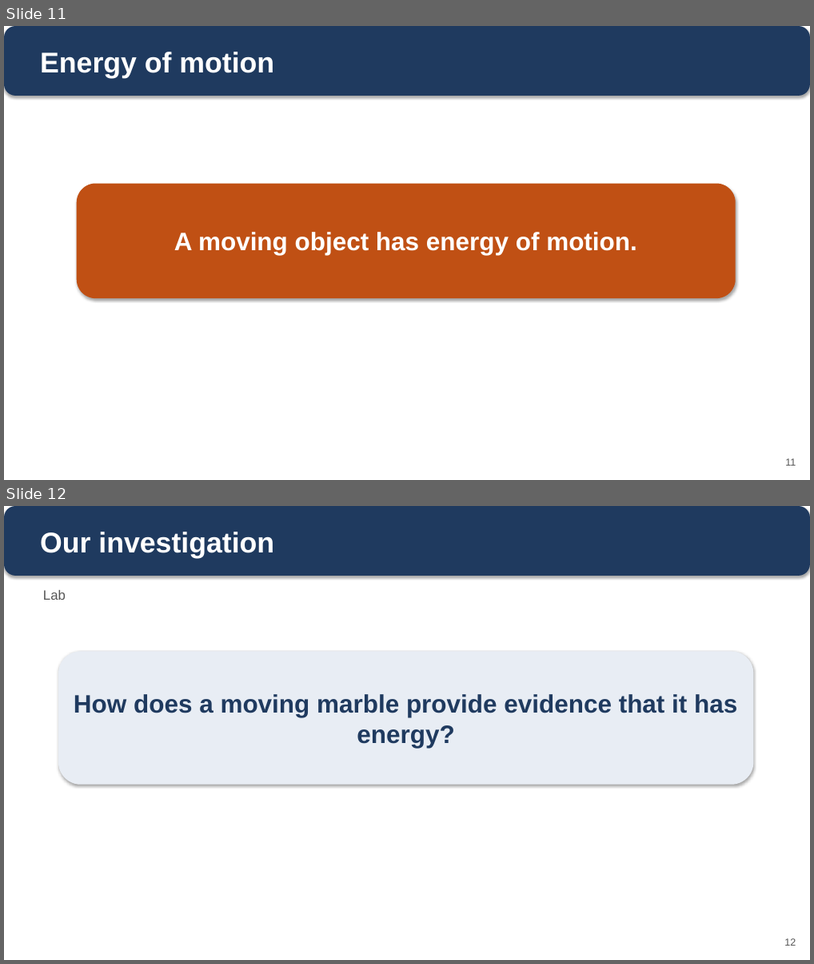
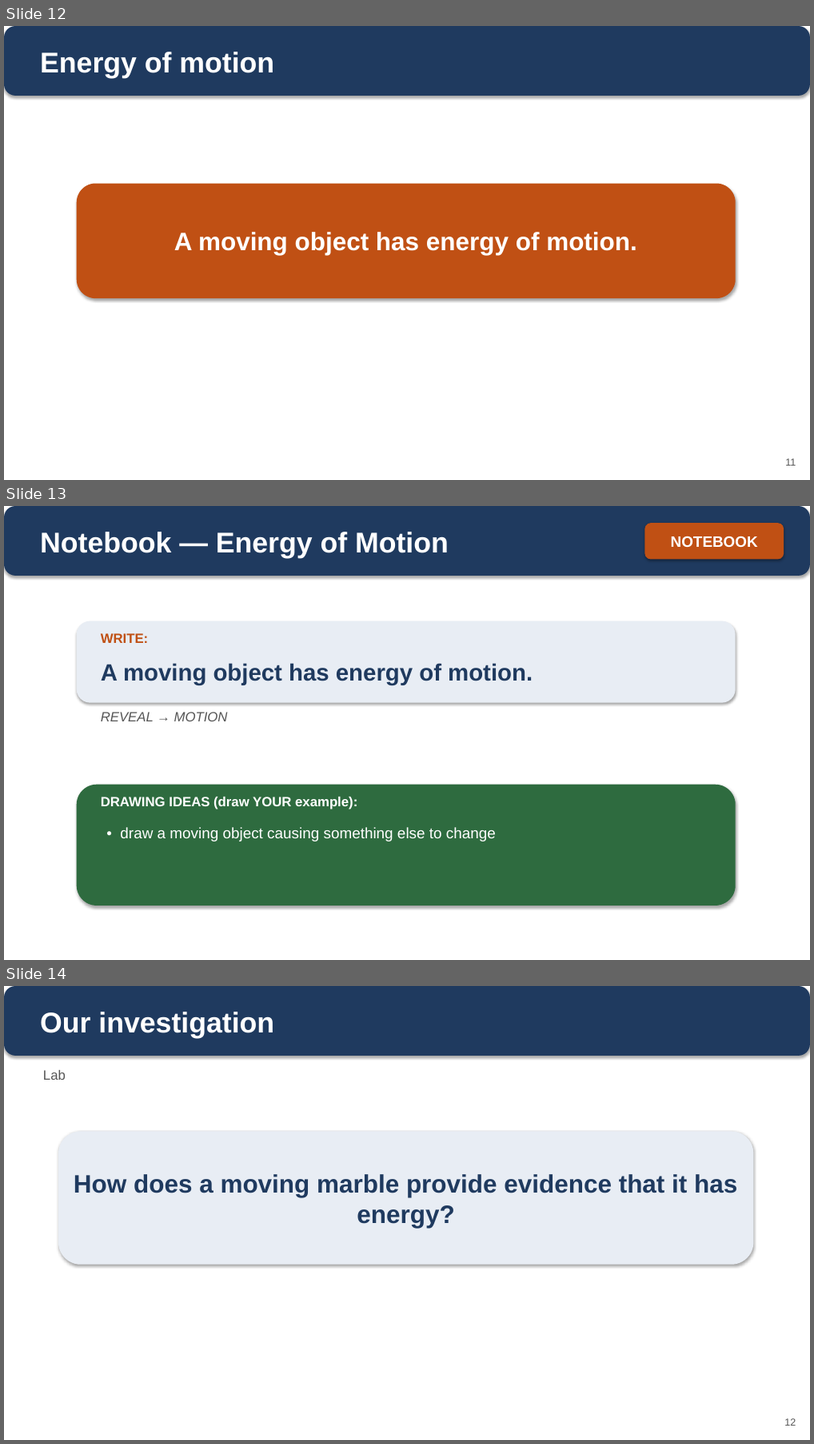
Before and after one commit to owenreagan-cyber/grade-4-energy-transfer-transformation, a slide deck: production/slides/02-ch2-moving-objects-have-energy-slides.pptx. Shown one above the other, each under a label of ours: slides 11 and 12 before the commit, slides 12, 13 and 14 after it. The pictures are 814x964 and 814x1444 pixels, drawn with LibreOffice and Linux fonts; fonts in the diff are those of the drawing. Boxes give left, top, right and bottom in pixels: in the first picture for what was removed or moved away, otherwise in the second. Text is boxed around its words. In the diff, an @@ line names an element or a change of style, - is before the commit and + after.

```diff
--- a/production/slides/02-ch2-moving-objects-have-energy-slides.pptx
+++ b/production/slides/02-ch2-moving-objects-have-energy-slides.pptx
@@ slide 13 added at [4, 506, 810, 960], background #FFFFFF @@
@@ rounded rectangle added at [4, 506, 810, 576], fill #1F3A5F @@
@@ rounded rectangle added at [646, 523, 784, 560], fill #C05014, 18 pt, text #FFFFFF, bold @@
+NOTEBOOK
@@ text added at [40, 532, 449, 558], 34 pt, text #FFFFFF, bold @@
+Notebook — Energy of Motion
@@ rounded rectangle added at [77, 621, 736, 703], fill #E8EDF4 @@
@@ text added at [101, 633, 148, 643], 16 pt, text #C05014, bold @@
+WRITE:
@@ text added at [101, 663, 533, 685], 28 pt, text #1F3A5F, bold @@
+A moving object has energy of motion.
@@ text added at [101, 712, 228, 721], 16 pt, text #555555, italic @@
+REVEAL → MOTION
@@ rounded rectangle added at [77, 784, 736, 905], fill #2E6B3F @@
@@ text added at [101, 796, 358, 809], 16 pt, text #FFFFFF, bold @@
+DRAWING IDEAS (draw YOUR example):
@@ text added at [120, 827, 496, 841], 18 pt, text #FFFFFF @@
+• draw a moving object causing something else to change
@@ what was slide 11 is now slide 12 @@
@@ what was slide 12 is now slide 14 @@
```
Also in this commit, not shown: 1 other slide added, 7 other files.
